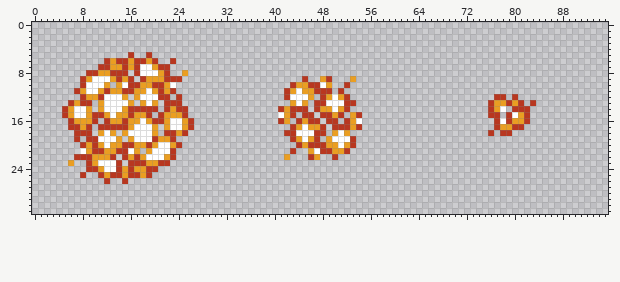
Two states of a sprite sheet, Assets/Resources/Sprites/Enemies/enemies-explosion.png. That is the earlier state.
The file is 96x32 pixels.
The result:
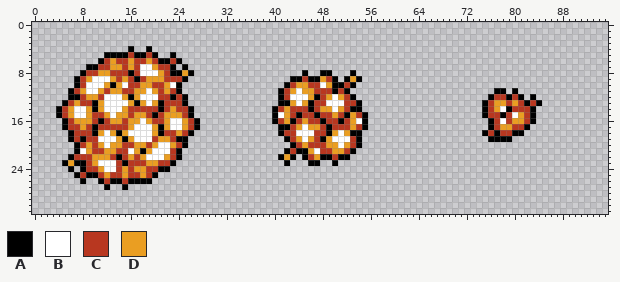
Palette (. is transparent): A #000000  B #ffffff  C #b83720  D #ea9e22
Diff:
The author put colour A in row 4 at x 16 and 19; in row 5 at x 12 to 15, 17 to 18, 20 and 23; in row 6 at x 11, 21 to 22 and 24; in row 7 at x 9 to 10, 23 and 25; in row 8 at x 8, 16, 23 to 24, 26, 45, 48 to 49 and 53; in row 9 at x 7, 17, 25, 43 to 44, 46 to 47, 50, 52 and 54.
The author put colour A in row 10 at x 7, 13, 24, 42, 50 to 51 and 53; in row 11 at x 6, 24, 41, 50, 52, 77 to 78 and 80; in row 12 at x 6 to 7, 16, 23, 25, 41, 47, 53, 76, 79, 81 and 83; in row 13 at x 5, 10, 17, 21, 25, 41 to 42, 46, 54, 75, 82 and 84; in row 14 at x 4, 10, 21, 26, 40, 46, 53 to 54, 75, 79 and 83; in row 15 at x 4, 20, 26, 40, 44, 47, 52, 55, 75, 78 and 83.
The author put colour A in row 16 at x 5, 11, 27, 40, 43, 48, 51, 55, 76 and 83; in row 17 at x 5, 10, 21, 27, 41 to 42, 49, 55, 76 and 82; in row 18 at x 6, 10, 14, 21, 26, 41, 49, 53 to 54, 75, 77 and 80 to 81; in row 19 at x 6, 8, 15, 24 to 25, 42, 48, 54 and 76 to 79; in row 20 at x 7, 25, 43 and 54; in row 21 at x 7, 18, 24, 42, 44 to 45 and 53.
The author put colour A in row 22 at x 6, 14, 24, 41, 43, 45, 48 to 49 and 51 to 52; in row 23 at x 5, 7 to 8, 15, 23, 42, 46 to 47 and 50; in row 24 at x 6, 8 and 21 to 22; in row 25 at x 7, 9 to 10 and 20; in row 26 at x 8, 11, 13 to 14 and 16 to 19; in row 27 at x 12 and 15.
Pixel boxes of the changes (left, top, right, bottom) in both pictures:
added: (56, 46, 200, 190)
added: (272, 70, 368, 166)
added: (482, 88, 542, 142)
